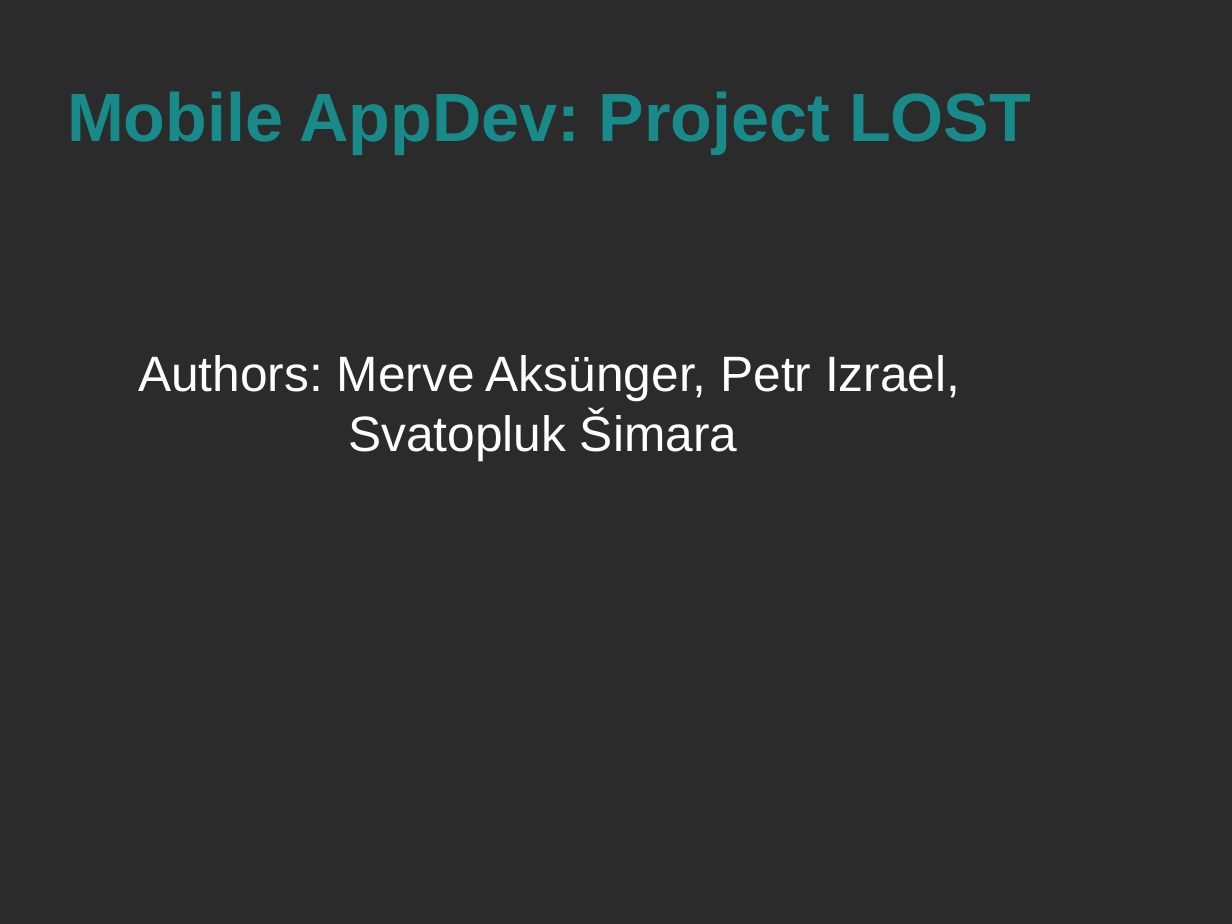
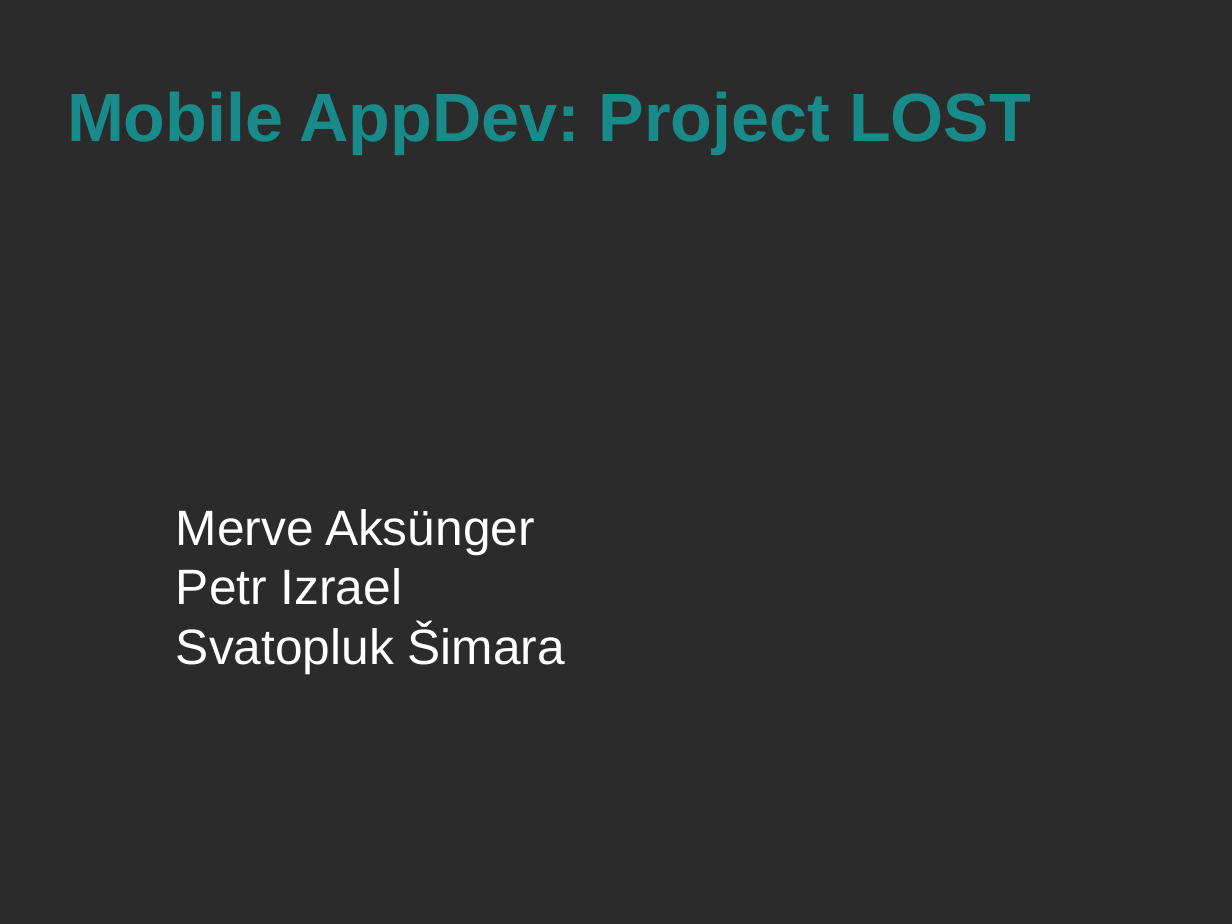
Before and after one commit to simara-svatopluk/LOST, a slide deck: slide 1 of presentation.odp. Drawn at 1232x924 pixels with LibreOffice and Linux fonts; fonts in the diff are those of the drawing; background and template pictures are left out; a plain dark background stands for a picture behind light text. Boxes give left, top, right and bottom in pixels: in the first picture for what was removed or moved away, otherwise in the second. Text is boxed around its words. In the diff, an @@ line names an element or a change of style, - is before the commit and + after.

Commit message:
final presentation

```diff
--- a/presentation.odp
+++ b/presentation.odp
@@ subtitle at (176, 509, 565, 673): text changed @@
-Authors: Merve Aksünger, Petr Izrael, Svatopluk Šimara
+Merve Aksünger
+Petr Izrael
+Svatopluk Šimara
```
Also in this commit, not shown: 2 slides added.
